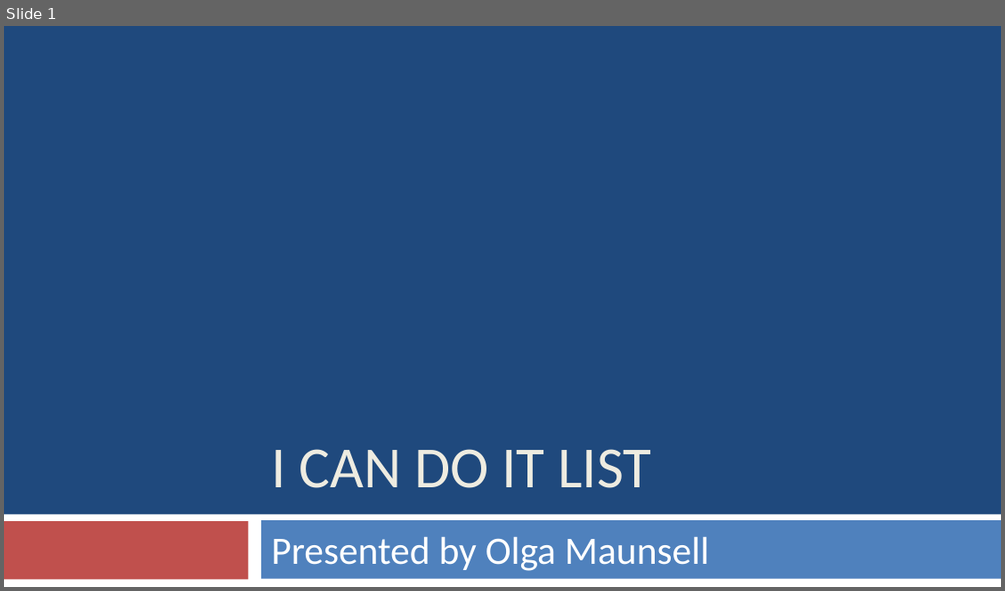
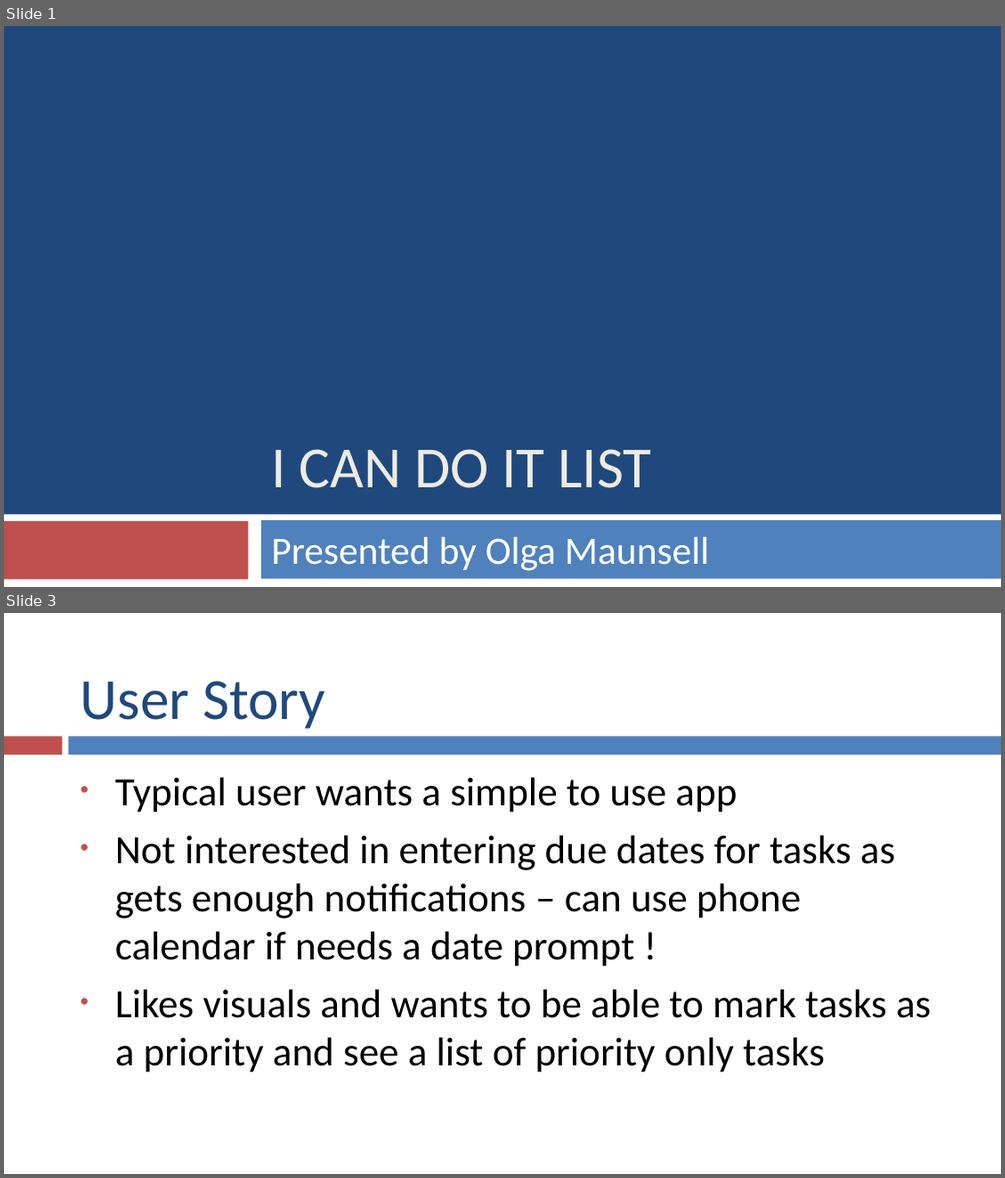
Before and after one commit to olgamaunsell/ICanDoItList-Java-Android-App, a slide deck: I Can Do It List Presentation.pptx. Shown one above the other, each under a label of ours: slide 1 before the commit, slides 1 and 3 after it; the slides between them are not shown. The pictures are 1005x591 and 1005x1178 pixels, drawn with LibreOffice and Linux fonts; fonts in the diff are those of the drawing. Boxes give left, top, right and bottom in pixels: in the first picture for what was removed or moved away, otherwise in the second. Text is boxed around its words. In the diff, an @@ line names an element or a change of style, - is before the commit and + after.

```diff
--- a/I Can Do It List Presentation.pptx
+++ b/I Can Do It List Presentation.pptx
@@ slide 3 added at (x1=4, y1=613, x2=1001, y2=1174), background #FFFFFF @@
@@ title added at (x1=81, y1=681, x2=325, y2=729), 42 pt, text #1F497D @@
+User Story
@@ rectangle added at (x1=4, y1=737, x2=62, y2=755), fill #C0504D @@
@@ rectangle added at (x1=69, y1=737, x2=1001, y2=755), fill #4F81BD @@
@@ text added at (x1=115, y1=777, x2=930, y2=1072), 29 pt, text #000000 @@
+• Typical user wants a simple to use app
+• Not interested in entering due dates for tasks as gets enough notifications – can use phone calendar if needs a date prompt !
+• Likes visuals and wants to be able to mark tasks as a priority and see a list of priority only tasks
```
Also in this commit, not shown: 6 slides changed, 4 other slides added, 3 slides removed, 3 other files.
